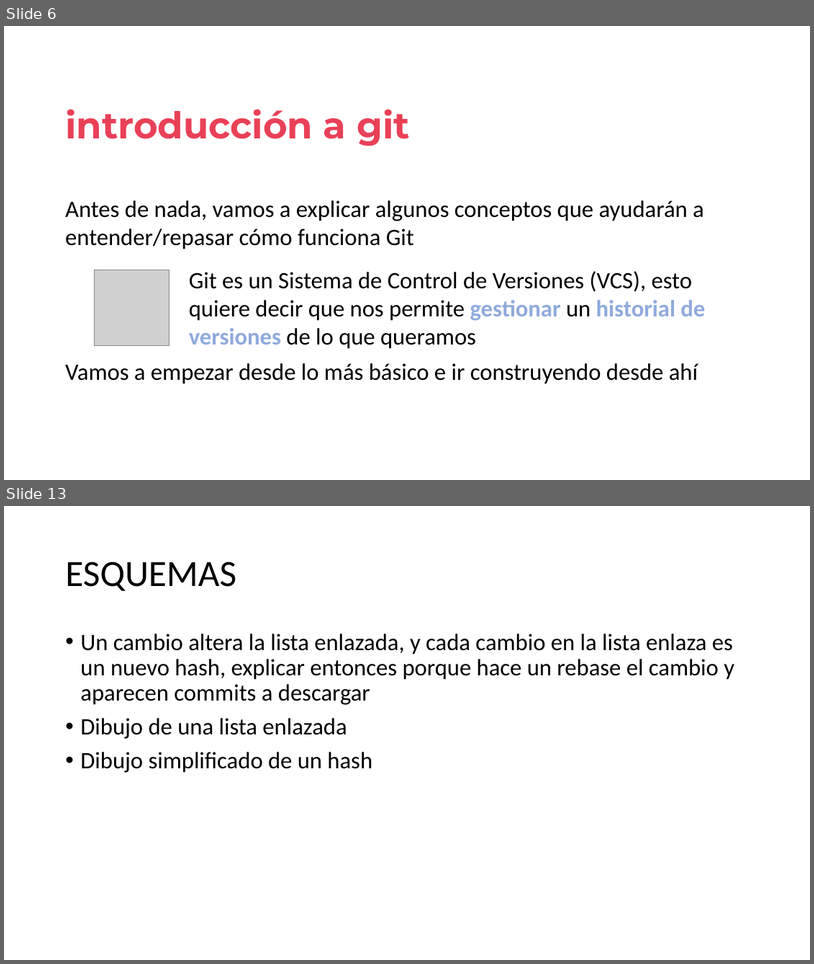
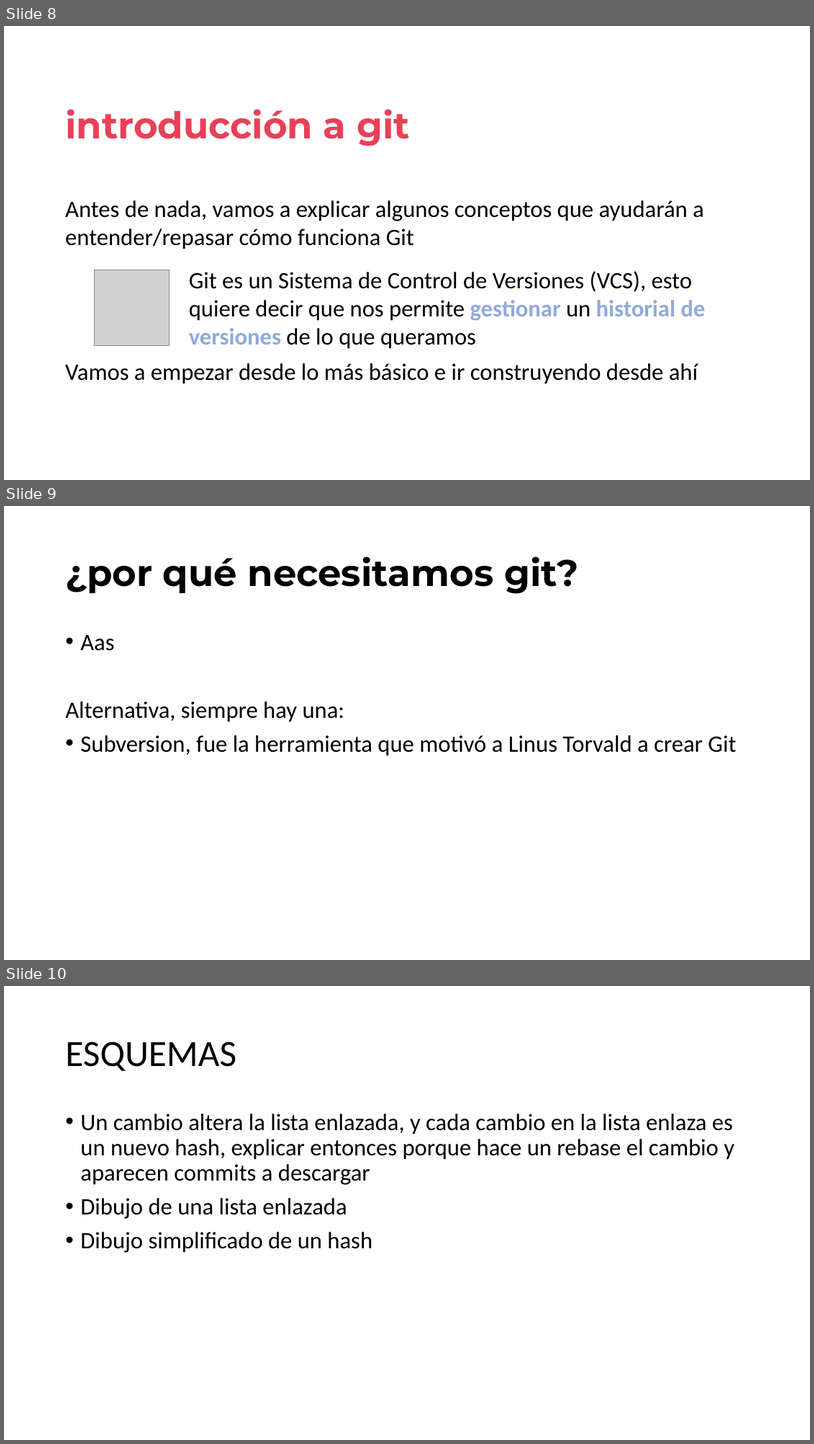
Before and after one commit to jofaval/talks-about, a slide deck: simplifying-git/fear-the-cli-no-more/simplifying-git-fear-the-cli-no-more.slides.es.pptx. Shown one above the other, each under a label of ours: slides 6 and 13 before the commit, slides 8, 9 and 10 after it; the slides between them are not shown. The pictures are 814x964 and 814x1444 pixels, drawn with LibreOffice and Linux fonts; fonts in the diff are those of the drawing; grey boxes stand for pictures. Boxes give left, top, right and bottom in pixels: in the first picture for what was removed or moved away, otherwise in the second. Text is boxed around its words. In the diff, an @@ line names an element or a change of style, - is before the commit and + after.

```diff
--- a/simplifying-git/fear-the-cli-no-more/simplifying-git-fear-the-cli-no-more.slides.es.pptx
+++ b/simplifying-git/fear-the-cli-no-more/simplifying-git-fear-the-cli-no-more.slides.es.pptx
@@ slide 9 added at [4, 506, 810, 960], background #FFFFFF @@
@@ title added at [65, 556, 579, 594], 44 pt, text #000000, bold @@
+¿por qué necesitamos git?
@@ text added at [65, 635, 736, 756], 28 pt, text #000000 @@
+• Aas
+Alternativa, siempre hay una:
+• Subversion, fue la herramienta que motivó a Linus Torvald a crear Git
@@ what was slide 6 is now slide 8 @@
@@ what was slide 13 is now slide 10 @@
```
Also in this commit, not shown: 4 slides changed, 25 other slides added, 1 other file.
